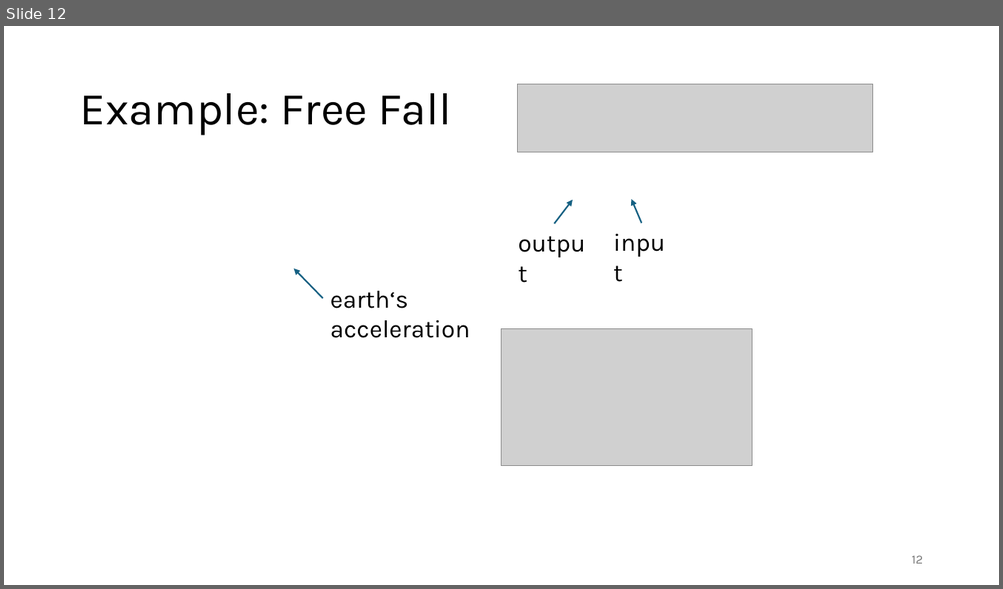
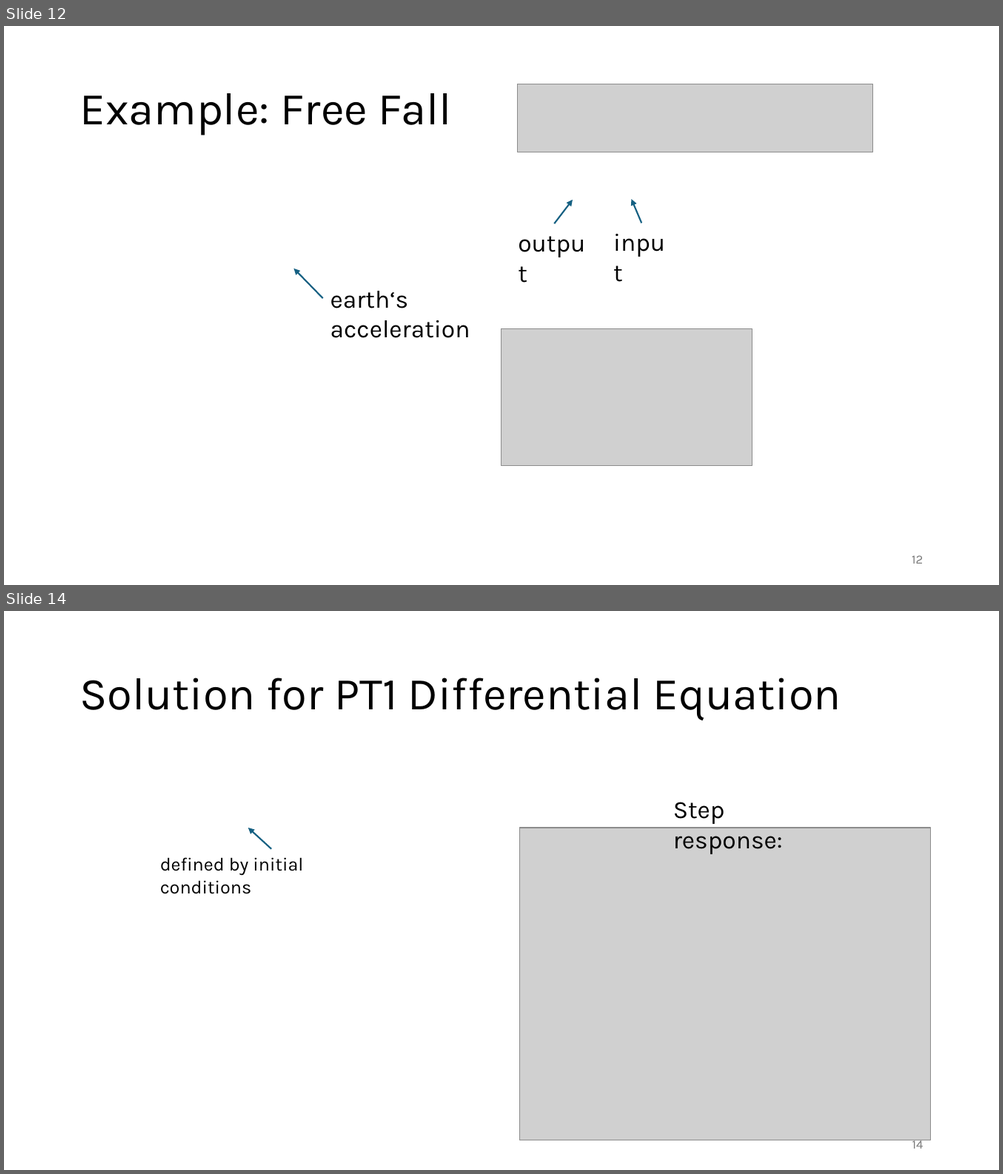
Before and after one commit to FelixWick/control_engineering, a slide deck: slides/1_systems.pptx. Shown one above the other, each under a label of ours: slide 12 before the commit, slides 12 and 14 after it; the slides between them are not shown. The pictures are 1003x589 and 1003x1174 pixels, drawn with LibreOffice and Linux fonts; fonts in the diff are those of the drawing; grey boxes stand for pictures. Boxes give left, top, right and bottom in pixels: in the first picture for what was removed or moved away, otherwise in the second. Text is boxed around its words. In the diff, an @@ line names an element or a change of style, - is before the commit and + after.

Commit message:
PT2 solution

```diff
--- a/slides/1_systems.pptx
+++ b/slides/1_systems.pptx
@@ slide 14 added at (4,611,999,1170), background #FFFFFF @@
@@ title added at (79,678,841,721), 44 pt, text #000000 @@
+Solution for PT1 Differential Equation
@@ text added at (673,802,782,854), 24 pt, text #000000 @@
+Step response:
@@ arrow added from (271, 849) to (248, 828), #156082 1.5 pt @@
@@ picture added at (520,828,930,1141) @@
@@ text added at (160,857,303,894), 18 pt, text #000000 @@
+defined by initial conditions
@@ picture added at (819,871,898,942) @@
@@ page number added at (912,1138,923,1149), 12 pt, text #797979 @@
+14
```
Also in this commit, not shown: 5 slides changed, 4 other slides added.
